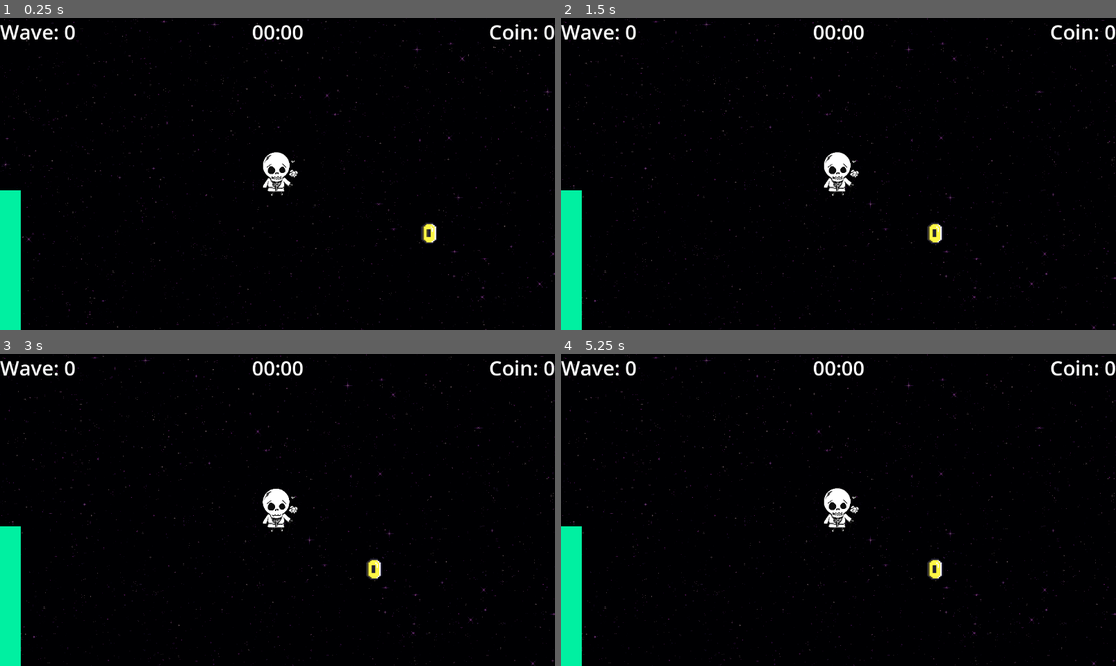
Above: before the commit, frames 1-4 (two rows, left to right).
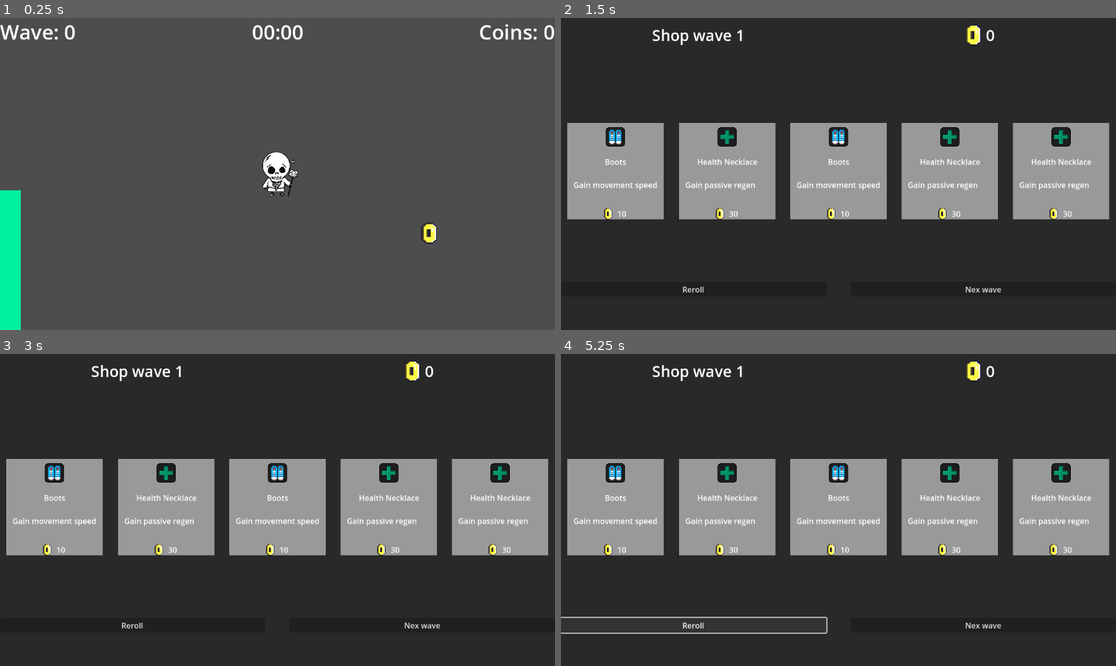
Above: after the commit, the same moments.

Repository: PoloLoveTaco/One-Month-Game-Jam
Game: Godot game, scene res://Scenes/test.tscn
Two runs of this game, one before a commit and one after it. Both use one fixed random seed, a clock stepped at 60 frames per second and the inputs below.
Inputs (mouse positions are in pixels of both pictures, inside the frame that each line leads up to):
- Up to frame 1 (0.25 s): no input
- Up to frame 2 (1.5 s): hold Right (right) 0.53-1.25 s; hold T (tmp, bound only after the commit) 0.53-1.25 s; click (622, 124) at 1.27 s
- Up to frame 3 (3 s): click (172, 460) at 2.02 s; click (283, 460) at 2.77 s
- Up to frame 4 (5.25 s): click (955, 460) at 3.52 s; click (1066, 460) at 4.27 s; click (694, 625) at 5 s, where only the run after the commit has a clickable "Reroll"

The runs differ from the first frame. In frame 1, 97% of the frame differs, in the area x 0-100%, y 0-100%; in frame 2, 100%; in frame 3, 100%; in frame 4, 100%.

Commit message:
Add shop system

Diff:
--- /dev/null
+++ b/Scenes/shop.tscn
@@ -0,0 +1,123 @@
+[gd_scene load_steps=8 format=3 uid="uid://bevrq14voxgdi"]
+
+[ext_resource type="Script" uid="uid://dilto30o4ij66" path="res://Scripts/shop.gd" id="1_fdj0q"]
+[ext_resource type="Script" uid="uid://ceatpya8csule" path="res://Scripts/upgrade_data.gd" id="2_k6jq0"]
+[ext_resource type="Resource" uid="uid://ds2ij55yopx6t" path="res://Scripts/Resources/ItemData/boots.tres" id="3_3ps1r"]
+[ext_resource type="Resource" uid="uid://6amo8rdbcgme" path="res://Scripts/Resources/ItemData/health_necklace.tres" id="4_3ps1r"]
+[ext_resource type="Texture2D" uid="uid://fwurp47bgqcb" path="res://Assets/coin.png" id="4_ymrm4"]
+[ext_resource type="PackedScene" uid="uid://c7jqxbr2j6tsi" path="res://Scenes/shop_item.tscn" id="5_k6jq0"]
+
+[sub_resource type="StyleBoxFlat" id="StyleBoxFlat_0c07c"]
+bg_color = Color(0.16206557, 0.1620656, 0.16206548, 1)
+
+[node name="Shop" type="Control"]
+process_mode = 2
+layout_mode = 3
+anchors_preset = 15
+anchor_right = 1.0
+anchor_bottom = 1.0
+grow_horizontal = 2
+grow_vertical = 2
+script = ExtResource("1_fdj0q")
+possible_upgrades = Array[ExtResource("2_k6jq0")]([ExtResource("3_3ps1r"), ExtResource("4_3ps1r")])
+
+[node name="Panel" type="Panel" parent="."]
+layout_mode = 1
+anchors_preset = 15
+anchor_right = 1.0
+anchor_bottom = 1.0
+grow_horizontal = 2
+grow_vertical = 2
+theme_override_styles/panel = SubResource("StyleBoxFlat_0c07c")
+
+[node name="Header" type="HBoxContainer" parent="Panel"]
+layout_mode = 1
+anchors_preset = 10
+anchor_right = 1.0
+offset_top = 13.0
+offset_bottom = 58.0
+grow_horizontal = 2
+theme_override_constants/separation = 10
+
+[node name="Title" type="Label" parent="Panel/Header"]
+layout_mode = 2
+size_flags_horizontal = 6
+theme_override_font_sizes/font_size = 32
+text = "Shop wave 1"
+
+[node name="Gold" type="HBoxContainer" parent="Panel/Header"]
+layout_mode = 2
+size_flags_horizontal = 6
+size_flags_vertical = 4
+
+[node name="GoldIcon" type="TextureRect" parent="Panel/Header/Gold"]
+layout_mode = 2
+texture = ExtResource("4_ymrm4")
+expand_mode = 2
+
+[node name="GoldLabel" type="Label" parent="Panel/Header/Gold"]
+layout_mode = 2
+theme_override_font_sizes/font_size = 32
+text = "135"
+
+[node name="GridContainer" type="GridContainer" parent="Panel"]
+layout_direction = 2
+layout_mode = 1
+anchors_preset = 14
+anchor_top = 0.5
+anchor_right = 1.0
+anchor_bottom = 0.5
+offset_left = 13.0
+offset_top = -106.0
+offset_right = 13.0
+offset_bottom = -62.0
+grow_horizontal = 2
+grow_vertical = 2
+columns = 5
+
+[node name="ShopItem" parent="Panel/GridContainer" instance=ExtResource("5_k6jq0")]
+layout_mode = 2
+size_flags_horizontal = 3
+
+[node name="ShopItem2" parent="Panel/GridContainer" instance=ExtResource("5_k6jq0")]
+layout_mode = 2
+size_flags_horizontal = 3
+
+[node name="ShopItem3" parent="Panel/GridContainer" instance=ExtResource("5_k6jq0")]
+layout_mode = 2
+size_flags_horizontal = 3
+
+[node name="ShopItem4" parent="Panel/GridContainer" instance=ExtResource("5_k6jq0")]
+layout_mode = 2
+size_flags_horizontal = 3
+
+[node name="ShopItem5" parent="Panel/GridContainer" instance=ExtResource("5_k6jq0")]
+layout_mode = 2
+size_flags_horizontal = 3
+
+[node name="Footer" type="HBoxContainer" parent="Panel"]
+layout_mode = 1
+anchors_preset = 12
+anchor_top = 1.0
+anchor_right = 1.0
+anchor_bottom = 1.0
+offset_top = -100.0
+offset_bottom = -69.0
+grow_horizontal = 2
+grow_vertical = 0
+theme_override_constants/separation = 50
+
+[node name="RerollButton" type="Button" parent="Panel/Footer"]
+layout_mode = 2
+size_flags_horizontal = 7
+size_flags_vertical = 5
+text = "Reroll"
+
+[node name="NextWaveButton" type="Button" parent="Panel/Footer"]
+layout_mode = 2
+size_flags_horizontal = 7
+size_flags_vertical = 5
+text = "Nex wave"
+
+[connection signal="pressed" from="Panel/Footer/RerollButton" to="." method="_on_reroll_button_pressed"]
+[connection signal="pressed" from="Panel/Footer/NextWaveButton" to="." method="_on_next_wave_button_pressed"]
--- /dev/null
+++ b/Scenes/shop_item.tscn
@@ -0,0 +1,98 @@
+[gd_scene load_steps=9 format=3 uid="uid://c7jqxbr2j6tsi"]
+
+[ext_resource type="Script" uid="uid://cdj5alnlwu60u" path="res://Scripts/shop_item.gd" id="1_b8rhe"]
+[ext_resource type="Texture2D" uid="uid://fwurp47bgqcb" path="res://Assets/coin.png" id="1_wmysf"]
+
+[sub_resource type="StyleBoxEmpty" id="StyleBoxEmpty_wmysf"]
+
+[sub_resource type="StyleBoxEmpty" id="StyleBoxEmpty_b8rhe"]
+
+[sub_resource type="StyleBoxEmpty" id="StyleBoxEmpty_ewy27"]
+
+[sub_resource type="StyleBoxEmpty" id="StyleBoxEmpty_idtay"]
+
+[sub_resource type="StyleBoxEmpty" id="StyleBoxEmpty_asrp6"]
+
+[sub_resource type="StyleBoxFlat" id="StyleBoxFlat_wmysf"]
+
+[node name="ShopItem" type="Button"]
+offset_right = 8.0
+offset_bottom = 8.0
+theme_override_styles/normal = SubResource("StyleBoxEmpty_wmysf")
+theme_override_styles/pressed = SubResource("StyleBoxEmpty_b8rhe")
+theme_override_styles/hover = SubResource("StyleBoxEmpty_ewy27")
+theme_override_styles/disabled = SubResource("StyleBoxEmpty_idtay")
+theme_override_styles/focus = SubResource("StyleBoxEmpty_asrp6")
+script = ExtResource("1_b8rhe")
+
+[node name="Panel" type="Panel" parent="."]
+custom_minimum_size = Vector2(200, 200)
+layout_mode = 0
+offset_right = 200.0
+offset_bottom = 200.0
+theme_override_styles/panel = SubResource("StyleBoxFlat_wmysf")
+
+[node name="Icon" type="TextureRect" parent="Panel"]
+layout_mode = 1
+anchors_preset = 5
+anchor_left = 0.5
+anchor_right = 0.5
+offset_left = -20.0
+offset_top = 9.0
+offset_right = 20.0
+offset_bottom = 49.0
+grow_horizontal = 2
+
+[node name="Name" type="Label" parent="Panel"]
+layout_mode = 1
+anchors_preset = 8
+anchor_left = 0.5
+anchor_top = 0.5
+anchor_right = 0.5
+anchor_bottom = 0.5
+offset_left = -22.0
+offset_top = -31.0
+offset_right = 23.0
+offset_bottom = -8.0
+grow_horizontal = 2
+grow_vertical = 2
+text = "Boots"
+
+[node name="Desc" type="Label" parent="Panel"]
+layout_mode = 1
+anchors_preset = 7
+anchor_left = 0.5
+anchor_top = 1.0
+anchor_right = 0.5
+anchor_bottom = 1.0
+offset_left = -87.0
+offset_top = -83.0
+offset_right = 87.0
+offset_bottom = -60.0
+grow_horizontal = 2
+grow_vertical = 0
+text = "Gain movement speed"
+
+[node name="Cost" type="HBoxContainer" parent="Panel"]
+layout_mode = 1
+anchors_preset = 12
+anchor_top = 1.0
+anchor_right = 1.0
+anchor_bottom = 1.0
+offset_top = -23.0
+grow_horizontal = 2
+grow_vertical = 0
+theme_override_constants/separation = 8
+
+[node name="GoldIcon" type="TextureRect" parent="Panel/Cost"]
+layout_mode = 2
+size_flags_horizontal = 10
+texture = ExtResource("1_wmysf")
+expand_mode = 3
+stretch_mode = 5
+
+[node name="PriceLabel" type="Label" parent="Panel/Cost"]
+layout_mode = 2
+size_flags_horizontal = 7
+size_flags_vertical = 1
+text = "50"
--- a/Scenes/test.tscn
+++ b/Scenes/test.tscn
@@ -10,6 +10,7 @@
 [node name="Player" parent="." instance=ExtResource("1_lc1oi")]
 
 [node name="Parallax2D" type="ParallaxBackground" parent="."]
+visible = false
 script = ExtResource("2_qc4db")
 
 [node name="ParallaxLayer" type="ParallaxLayer" parent="Parallax2D"]
@@ -22,3 +23,6 @@
 
 [node name="Coin" parent="." instance=ExtResource("4_ys1qc")]
 position = Vector2(787, 307)
+
+[node name="ShopLayer" type="CanvasLayer" parent="."]
+layer = 3
--- /dev/null
+++ b/Scripts/Resources/ItemData/boots.tres
@@ -0,0 +1,21 @@
+[gd_resource type="Resource" script_class="ItemData" load_steps=5 format=3 uid="uid://ds2ij55yopx6t"]
+
+[ext_resource type="Script" uid="uid://cfwiunhjh3g6p" path="res://Scripts/stat_modifier.gd" id="1_14g10"]
+[ext_resource type="Texture2D" uid="uid://bnh2hcgvwcqu" path="res://Assets/MoveSpeedIcon.png" id="1_h40hs"]
+[ext_resource type="Script" uid="uid://sng1chh7b4kc" path="res://Scripts/item_data.gd" id="2_h40hs"]
+
+[sub_resource type="Resource" id="Resource_h40hs"]
+script = ExtResource("1_14g10")
+stat = 2
+percent_bonus = 10.0
+metadata/_custom_type_script = "uid://cfwiunhjh3g6p"
+
+[resource]
+script = ExtResource("2_h40hs")
+modifiers = Array[ExtResource("1_14g10")]([SubResource("Resource_h40hs")])
+id = &"boots"
+display_name = "Boots"
+description = "Gain movement speed"
+icon = ExtResource("1_h40hs")
+cost = 10
+metadata/_custom_type_script = "uid://sng1chh7b4kc"
--- /dev/null
+++ b/Scripts/Resources/ItemData/health_necklace.tres
@@ -0,0 +1,14 @@
+[gd_resource type="Resource" script_class="ItemData" load_steps=4 format=3 uid="uid://6amo8rdbcgme"]
+
+[ext_resource type="Texture2D" uid="uid://b54fba5us17gd" path="res://Assets/PassiveRegenIcon.png" id="1_6ib8l"]
+[ext_resource type="Script" uid="uid://cfwiunhjh3g6p" path="res://Scripts/stat_modifier.gd" id="1_fbptv"]
+[ext_resource type="Script" uid="uid://sng1chh7b4kc" path="res://Scripts/item_data.gd" id="2_6ib8l"]
+
+[resource]
+script = ExtResource("2_6ib8l")
+id = &"health_necklace"
+display_name = "Health Necklace"
+description = "Gain passive regen"
+icon = ExtResource("1_6ib8l")
+cost = 30
+metadata/_custom_type_script = "uid://sng1chh7b4kc"
--- /dev/null
+++ b/Scripts/item_data.gd
@@ -0,0 +1,4 @@
+extends UpgradeData
+class_name ItemData
+
+@export var modifiers: Array[StatModifier] = []
--- a/Scripts/player.gd
+++ b/Scripts/player.gd
@@ -1,21 +1,26 @@
 extends CharacterBody2D
+class_name Player
 
 @export var speed:float = 400
 
 @export var max_health: float = 100
 var health: float
 
-@export var max_coin: int = 999999
-@export var coin: int = 0
+@export var max_coins: int = 999999
+@export var coins: int = 0
 
-@export var weapon_scenes: Array[PackedScene] = [null, null, null, null]
-var weapons: Array = []
 
 @onready var animated_sprite_2d: AnimatedSprite2D = $AnimatedSprite2D
 @onready var health_bar: ProgressBar = $CanvasLayer/HealthBar
-@onready var coin_count: Label = $CanvasLayer/CoinCount
+@onready var coins_count: Label = $CanvasLayer/CoinCount
 @onready var wave_count: Label = $CanvasLayer/WaveCount
 @onready var timer_label: Label = $CanvasLayer/TimerLabel
+
+
+@onready var player_stat = PlayerStats.new()
+@onready var inventory = PlayerInventory.new()
+
+@onready var shop_scene = preload("res://Scenes/shop.tscn")
 
 func _ready() -> void:
 	health = max_health
@@ -26,13 +31,12 @@
 
 	update_coin_label()
 
-	for scene in weapon_scenes:
-		if scene == null:
-			continue
-		var weapon = scene.instantiate()
-		weapon.owner = self
-		add_child(weapon)
-		weapons.append(weapon)
+func _unhandled_input(event: InputEvent) -> void:
+
+	if event.is_action_pressed("tmp"):
+		var shop = shop_scene.instantiate()
+		get_tree().current_scene.get_node("ShopLayer").add_child(shop)
+
 
 func get_input():
 	var input_direction = Input.get_vector("left", "right", "up", "down")
@@ -73,11 +77,24 @@
 #region coin management
 
 func collect_coin():
-	if coin < max_coin:
-		coin = coin + 1
+	if coins < max_coins:
+		coins = coins + 1
 		update_coin_label()
 
 func update_coin_label():
-	coin_count.text = "Coin: " + str(coin)
+	coins_count.text = "Coins: " + str(coins)
 
 #endregion
+
+#region inventory
+func buy_upgrade(upgrade: UpgradeData):
+	if coins < upgrade.cost:
+		return
+
+	coins -= upgrade.cost
+
+	if upgrade is WeaponData:
+		inventory.add_weapon(upgrade as WeaponData)
+	elif upgrade is ItemData:
+		player_stat.add_item(upgrade as ItemData)
+#endregion
--- /dev/null
+++ b/Scripts/player_inventory.gd
@@ -0,0 +1,14 @@
+extends Node
+class_name PlayerInventory
+
+@export var max_weapons: int = 6
+var weapons: Array[Node] = []
+
+func add_weapon(data: WeaponData):
+	if weapons.size() >= max_weapons:
+		return
+
+	var weapon_instance = data.weapon_scene.instantiate()
+	weapon_instance.data = data
+	add_child(weapon_instance)
+	weapons.append(weapon_instance)
--- /dev/null
+++ b/Scripts/player_stats.gd
@@ -0,0 +1,50 @@
+extends Node
+class_name PlayerStats
+
+var base_stats = {
+	"damage": 1.0,
+	"max_hp": 100.0,
+	"move_speed": 200.0,
+	"regen": 0.0,
+	"attack_speed": 1.0,
+	"crit_chance": 0.0,
+	"luck": 0.0
+}
+
+var items: Array[ItemData] = []
+
+func add_item(item: ItemData):
+	if items.count(item) >= item.max_stack:
+		return
+	items.append(item)
+	recalc_stats()
+
+func recalc_stats():
+	var final_stats = base_stats.duplicate()
+
+	for item in items:
+		for mod in item.modifiers:
+			match mod.stat:
+				StatModifier.Stat.DAMAGE:
+					final_stats["damage"] += mod.flat_bonus
+					final_stats["damage"] *= 1.0 + mod.percent_bonus
+				StatModifier.Stat.MAX_HP:
+					final_stats["max_hp"] += mod.flat_bonus
+					final_stats["max_hp"] *= 1.0 + mod.percent_bonus
+				StatModifier.Stat.MOVE_SPEED:
+					final_stats["move_speed"] += mod.flat_bonus
+					final_stats["move_speed"] *= 1.0 + mod.percent_bonus
+				StatModifier.Stat.REGEN:
+					final_stats["regen"] += mod.flat_bonus
+					final_stats["regen"] *= 1.0 + mod.percent_bonus
+				StatModifier.Stat.ATTACK_SPEED:
+					final_stats["attack_speed"] += mod.flat_bonus
+					final_stats["attack_speed"] *= 1.0 + mod.percent_bonus
+				StatModifier.Stat.CRIT_CHANCE:
+					final_stats["crit_chance"] += mod.flat_bonus
+					final_stats["crit_chance"] *= 1.0 + mod.percent_bonus
+				StatModifier.Stat.LUCK:
+					final_stats["luck"] += mod.flat_bonus
+					final_stats["luck"] *= 1.0 + mod.percent_bonus
+
+	base_stats = final_stats
--- /dev/null
+++ b/Scripts/shop.gd
@@ -0,0 +1,78 @@
+extends Control
+class_name Shop
+
+@export var possible_upgrades: Array[UpgradeData]
+@export var choices_per_round: int = 5
+
+var current_choices: Array[UpgradeData] = []
+
+@onready var coins_label := $Panel/Header/Gold/GoldLabel
+@onready var upgrades_grid := $Panel/GridContainer
+
+
+@onready var shop_item_scene := preload("res://Scenes/shop_item.tscn")
+
+var player : Player
+
+func _ready() -> void:
+	get_tree().paused = true
+	player = get_tree().get_nodes_in_group("player")[0]
+	coins_label.text = str(player.coins)
+
+	roll_shop(1, player.player_stat.base_stats["luck"])
+
+func roll_shop(wave: int, luck: float):
+
+	var pool = possible_upgrades.filter(
+		func(u: UpgradeData) -> bool:
+			return can_show_upgrade(u, wave)
+	)
+
+	for i in range(choices_per_round):
+		var choice = pick_random_upgrade(pool, luck)
+		current_choices.append(choice)
+
+	update_ui()
+
+func can_show_upgrade(u: UpgradeData, wave: int):
+	if u is WeaponData and player.inventory.weapons.size() >= player.inventory.max_weapons:
+		return false
+
+	return true
+
+func pick_random_upgrade(pool: Array[UpgradeData], luck: float):
+	if pool.is_empty():
+		return null
+
+	var weights = []
+	for u in pool:
+		var base_weight = 1.0 / u.rarity
+		base_weight *= 1.0 + (luck * 0.05 * (u.rarity - 1))
+		weights.append(base_weight)
+
+	var total_weight = weights.reduce(func(a, b): return a + b)
+	var r = randf() * total_weight
+	var sum = 0.0
+
+	for i in range(pool.size()):
+		sum += weights[i]
+		if r <= sum:
+			return pool[i]
+
+	return pool.back()
+
+func update_ui():
+	$Panel/GridContainer/ShopItem.set_item(current_choices[0])
+	$Panel/GridContainer/ShopItem2.set_item(current_choices[1])
+	$Panel/GridContainer/ShopItem3.set_item(current_choices[2])
+	$Panel/GridContainer/ShopItem4.set_item(current_choices[3])
+	$Panel/GridContainer/ShopItem5.set_item(current_choices[4])
+
+
+func _on_reroll_button_pressed() -> void:
+	pass # Replace with function body.
+
+
+func _on_next_wave_button_pressed() -> void:
+	get_tree().paused = false
+	queue_free()
--- /dev/null
+++ b/Scripts/shop_item.gd
@@ -0,0 +1,15 @@
+extends Button
+class_name ShopItem
+
+@onready var item_icon := $Panel/Icon
+@onready var item_name := $Panel/Name
+@onready var item_desc := $Panel/Desc
+
+@onready var cost_label := $Panel/Cost/PriceLabel
+
+
+func set_item(u: UpgradeData):
+	item_name.text = u.display_name
+	item_desc.text = u.description
+	item_icon.texture = u.icon
+	cost_label.text = str(u.cost)
--- a/Scripts/Resources/stat_data.gd
+++ b/Scripts/stat_modifier.gd
@@ -1,5 +1,5 @@
-extends UpgradeData
-class_name StatData
+extends Resource
+class_name StatModifier
 
 enum Stat {DAMAGE, MAX_HP, MOVE_SPEED, REGEN, ATTACK_SPEED, CRIT_CHANCE, LUCK}
 
--- a/project.godot
+++ b/project.godot
@@ -45,6 +45,11 @@
 , Object(InputEventKey,"resource_local_to_scene":false,"resource_name":"","device":-1,"window_id":0,"alt_pressed":false …(183 unchanged characters)…
 ]
 }
+tmp={
+"deadzone": 0.2,
+"events": [Object(InputEventKey,"resource_local_to_scene":false,"resource_name":"","device":-1,"window_id":0,"alt_pressed":false,"shift_pressed":false,"ctrl_pressed":false,"meta_pressed":false,"pressed":false,"keycode":0,"physical_keycode":84,"key_label":0,"unicode":116,"location":0,"echo":false,"script":null)
+]
+}
 
 [rendering]
 
Binary file added: Assets/MoveSpeedIcon.png
Not shown, added: Assets/MoveSpeedIcon.png.import
Binary file added: Assets/PassiveRegenIcon.png
Not shown, added: Assets/PassiveRegenIcon.png.import
Not shown, added: Scripts/item_data.gd.uid
Renamed: Scripts/Resources/object_data.gd -> Scripts/object_data.gd
Renamed: Scripts/Resources/object_data.gd.uid -> Scripts/object_data.gd.uid
Not shown, added: Scripts/player_inventory.gd.uid
Not shown, added: Scripts/player_stats.gd.uid
Not shown, added: Scripts/shop.gd.uid
Not shown, added: Scripts/shop_item.gd.uid
Renamed: Scripts/Resources/stat_data.gd.uid -> Scripts/stat_modifier.gd.uid
(and 4 more such lines)
